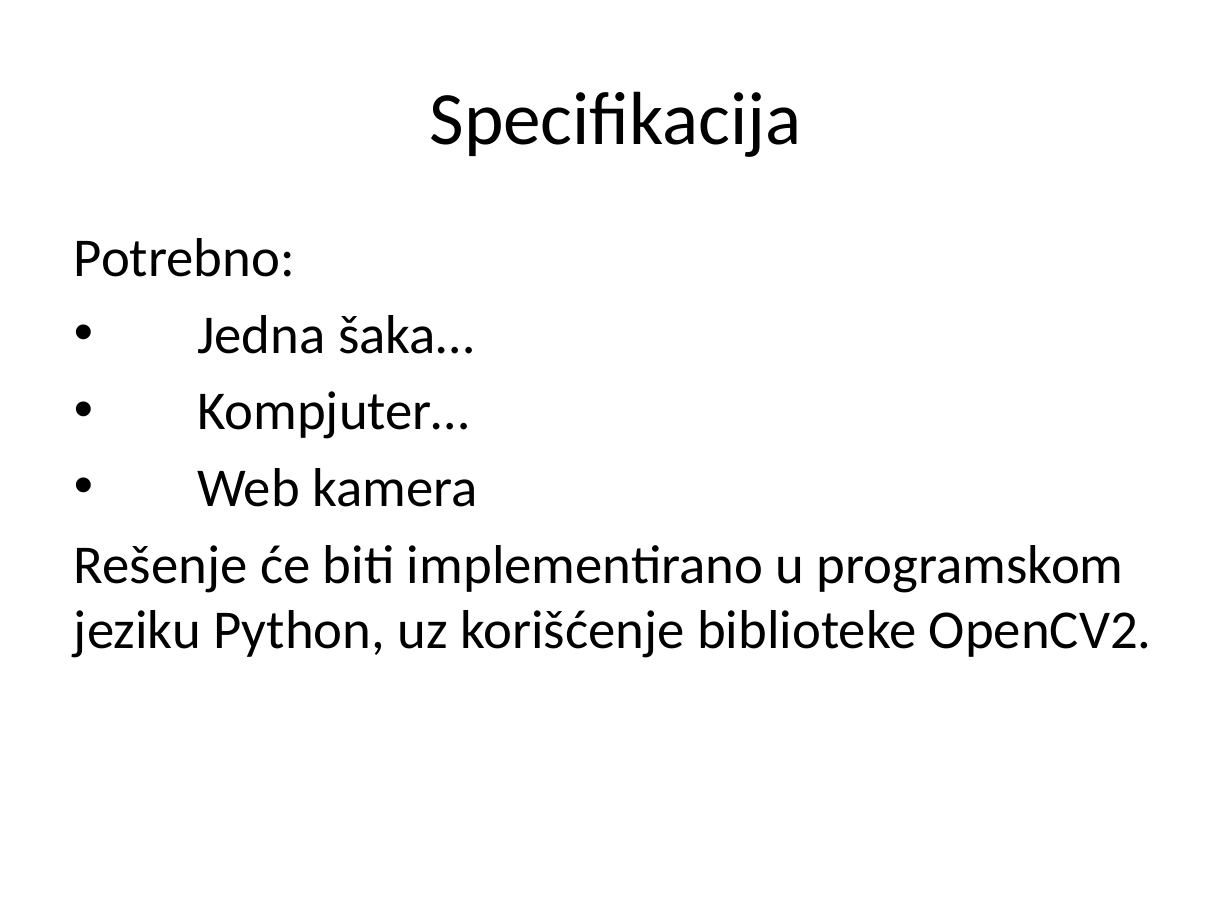
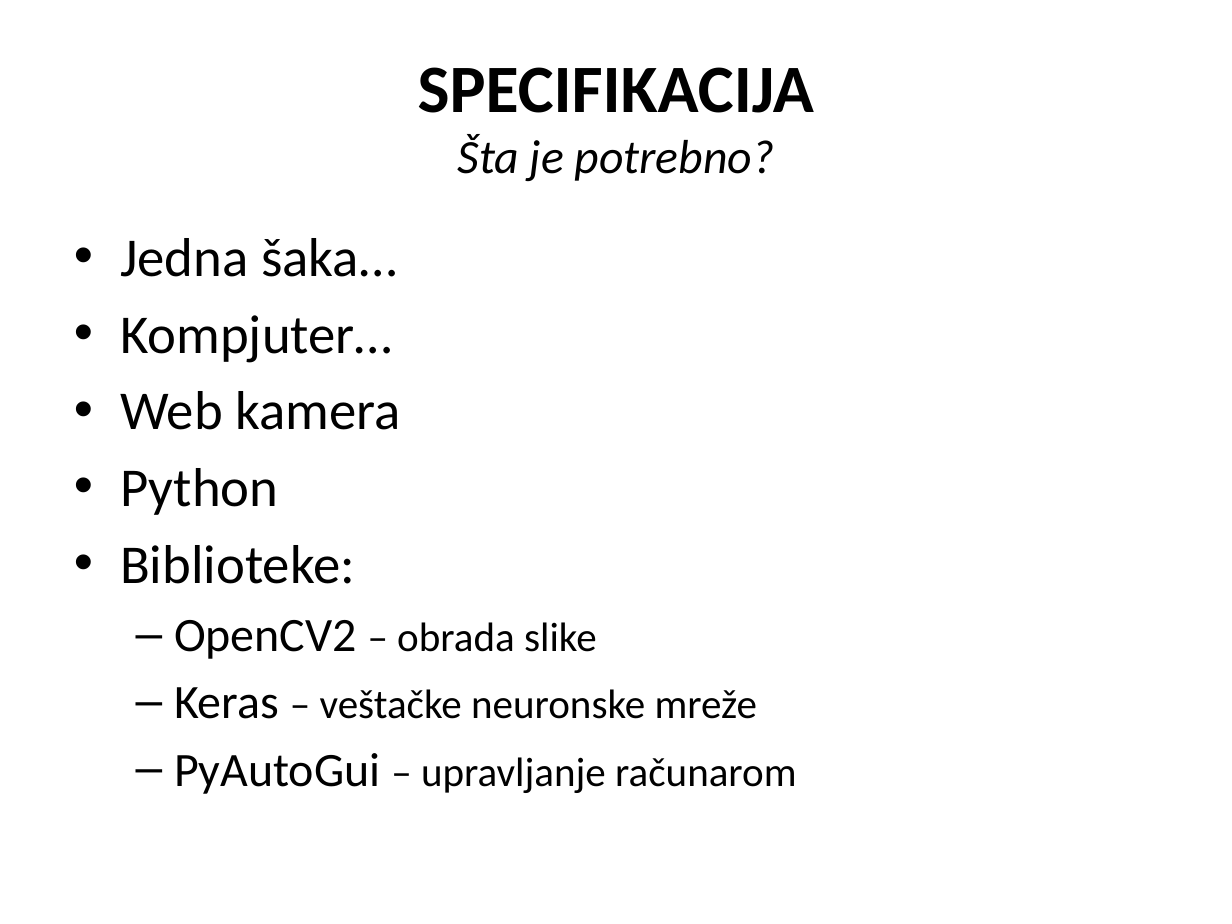
Before and after one commit to cLaki/UseTheForce, a slide deck: slide 2 of Upravljanje računarom na osnovu pokreta snimljenih web kamerom.pptx. Drawn at 1232x924 pixels with LibreOffice and Linux fonts; fonts in the diff are those of the drawing. Boxes give left, top, right and bottom in pixels: in the first picture for what was removed or moved away, otherwise in the second. Text is boxed around its words. In the diff, an @@ line names an element or a change of style, - is before the commit and + after.

Commit message:
Add annFs, regionFs, simpleFs, ann_training (and everything in it) Update core, Upravljanje ra...

```diff
--- a/Upravljanje računarom na osnovu pokreta snimljenih web kamerom.pptx
+++ b/Upravljanje računarom na osnovu pokreta snimljenih web kamerom.pptx
@@ title at (x1=418, y1=67, x2=814, y2=181): text changed; size 44 to 27.9 pt; italic on @@
-Specifikacija
+SPECIFIKACIJA
+Šta je potrebno?
@@ text at (x1=74, y1=238, x2=295, y2=277): paragraph removed @@
-Potrebno:
@@ text at (x1=120, y1=468, x2=796, y2=794): text changed; size 32 to 24 pt @@
-Rešenje će biti implementirano u programskom jeziku Python, uz korišćenje biblioteke OpenCV2.
+• Python
+• Biblioteke:
+  – OpenCV2 – obrada slike
+  – Keras – veštačke neuronske mreže
+  – PyAutoGui – upravljanje računarom
```
Also in this commit, not shown: 6 other slides changed, 5 slides added, 37 other files.
